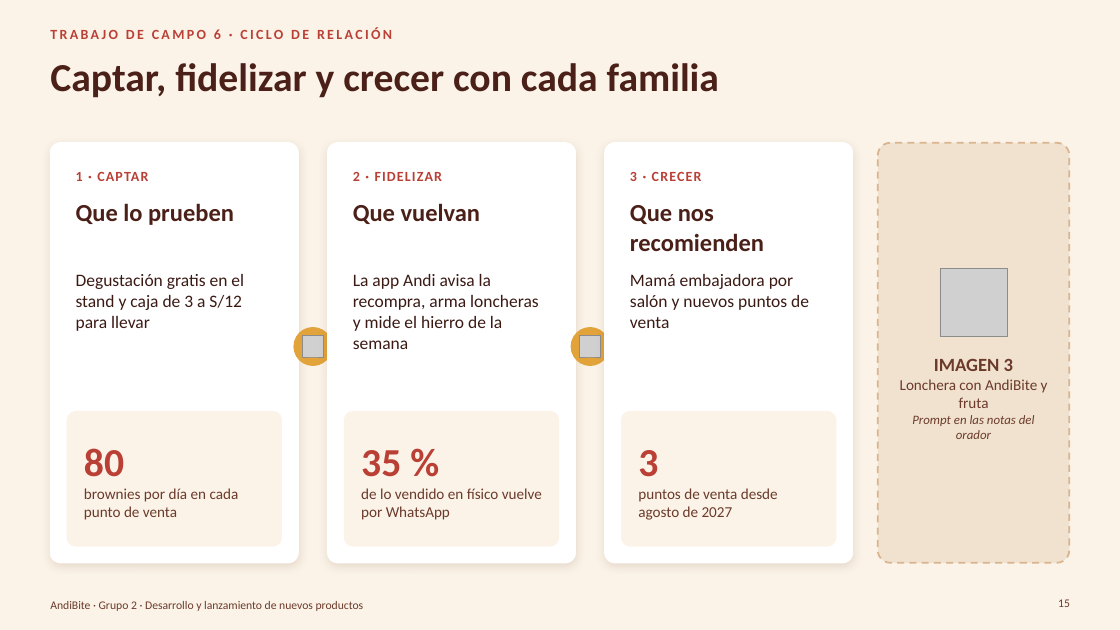
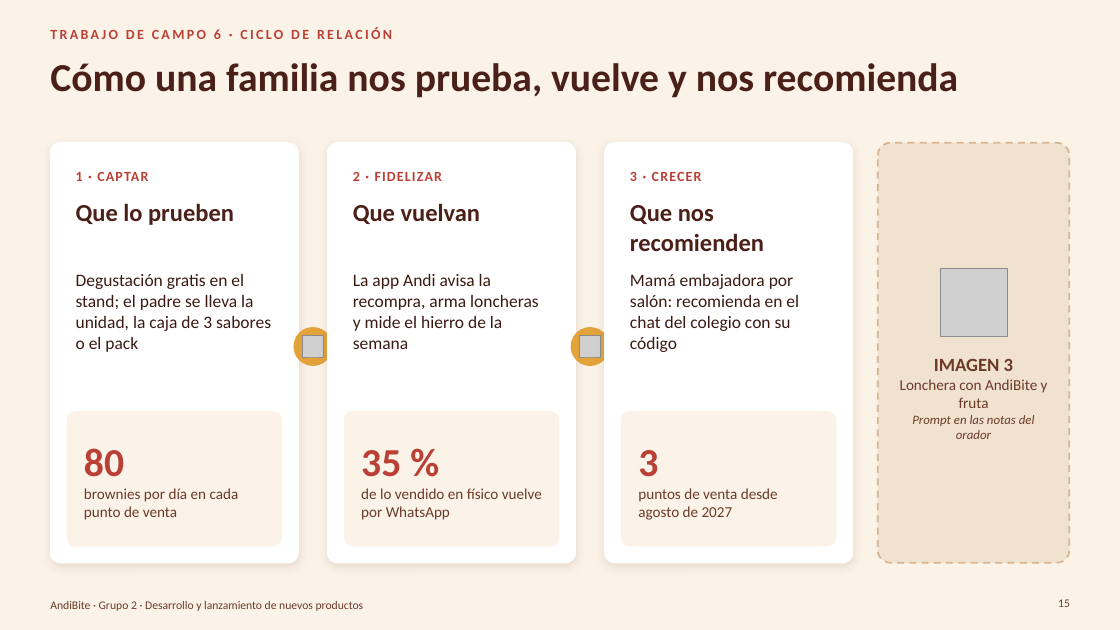
Before and after one commit to Darknow-web/Desarrollo-y-lanzamiento-de-producto-y-marca, a slide deck: slide 15 of 04-reformulacion/TC5-8/TC5-8-AndiBite.pptx. Drawn at 1120x630 pixels with LibreOffice and Linux fonts; fonts in the diff are those of the drawing; grey boxes stand for pictures; background and template pictures are left out. Boxes give left, top, right and bottom in pixels: in the first picture for what was removed or moved away, otherwise in the second. Text is boxed around its words. In the diff, an @@ line names an element or a change of style, - is before the commit and + after.

```diff
--- a/04-reformulacion/TC5-8/TC5-8-AndiBite.pptx
+++ b/04-reformulacion/TC5-8/TC5-8-AndiBite.pptx
@@ title at box(50, 63, 958, 98): text changed @@
-Captar, fidelizar y crecer con cada familia
+Cómo una familia nos prueba, vuelve y nos recomienda
@@ text at box(76, 274, 271, 352): text changed @@
-Degustación gratis en el stand y caja de 3 a S/12 para llevar
+Degustación gratis en el stand; el padre se lleva la unidad, la caja de 3 sabores o el pack
@@ text at box(630, 274, 799, 352): text changed @@
-Mamá embajadora por salón y nuevos puntos de venta
+Mamá embajadora por salón: recomienda en el chat del colegio con su código
```
Also in this commit, not shown: 25 other slides changed, 3 slides added, 5 other files.
